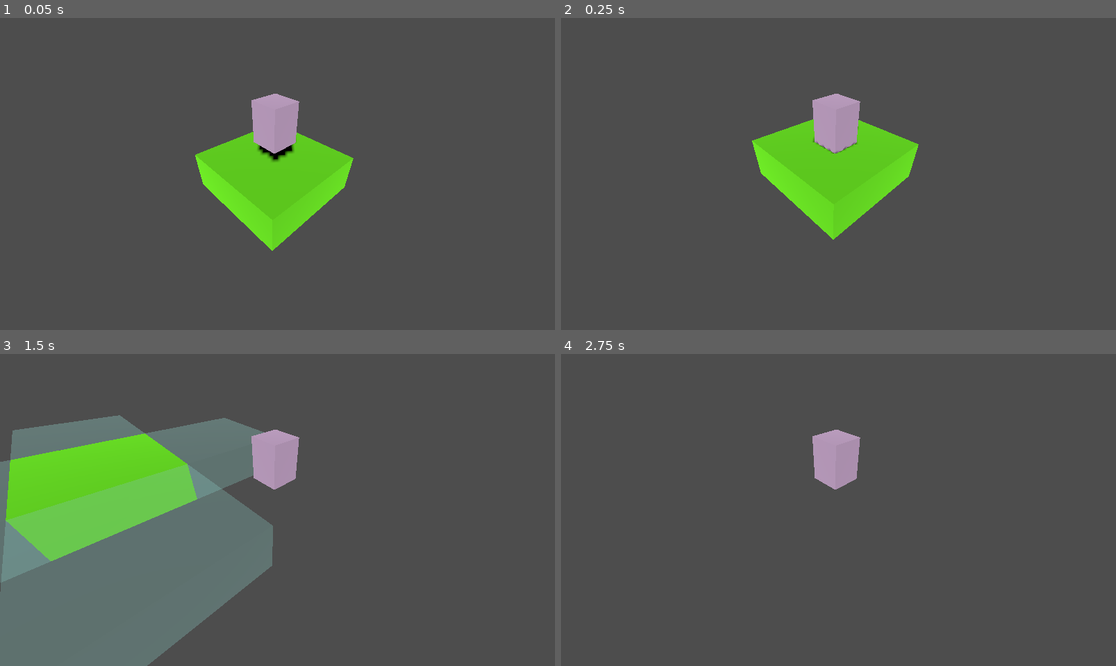
Above: before the commit, frames 1-4 (two rows, left to right).
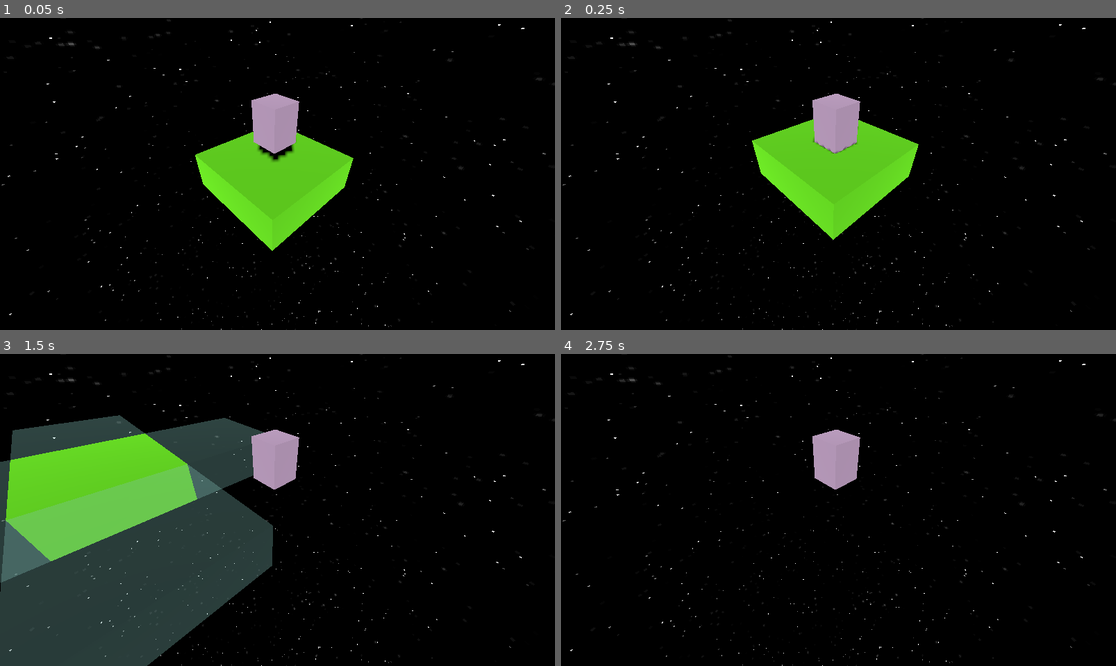
Above: after the commit, the same moments.

Repository: MichellePG/PlaceHolder
Game: Godot game, scene res://scenes/main.tscn
Two runs of this game, one before a commit and one after it. Both use one fixed random seed, a clock stepped at 60 frames per second and the inputs below.
Inputs:
- Up to frame 1 (0.05 s): no input
- Up to frame 2 (0.25 s): no input
- Up to frame 3 (1.5 s): tap Enter (ui_accept) at 0.5, 0.77 s; hold A (move_right) 0.53-1.28 s; hold S (move_backward) from 1.28 s (still down)
- Up to frame 4 (2.75 s): tap Enter (ui_accept) at 1.52 s; release S (move_backward) at 2.03 s; hold A (move_right) from 2.03 s (still down)

The runs differ from the first frame. In frame 1, 92% of the frame differs, in the area x 0-100%, y 0-100%; in frame 2, 92%; in frame 3, 89%; in frame 4, 99%.

Commit message:
Backgroud creado
Se agrega nodo WorldEnviroment y se agrega imagen de fondo.

Diff:
--- a/scenes/main.tscn
+++ b/scenes/main.tscn
@@ -1,7 +1,20 @@
-[gd_scene load_steps=3 format=3 uid="uid://dovb6aqn6dyd"]
+[gd_scene load_steps=7 format=3 uid="uid://dovb6aqn6dyd"]
 
 [ext_resource type="Script" path="res://scenes/main.gd" id="1_bvgrb"]
 [ext_resource type="PackedScene" uid="uid://cw0nd7gfg4ecd" path="res://scenes/personaje.tscn" id="2_ucecj"]
+[ext_resource type="Texture2D" uid="uid://dqs43gx4kauoi" path="res://Starfield_01-1024x1024.png" id="3_7pa3i"]
+
+[sub_resource type="PanoramaSkyMaterial" id="PanoramaSkyMaterial_11iiv"]
+panorama = ExtResource("3_7pa3i")
+filter = false
+
+[sub_resource type="Sky" id="Sky_1kpkr"]
+sky_material = SubResource("PanoramaSkyMaterial_11iiv")
+
+[sub_resource type="Environment" id="Environment_w7uxu"]
+background_mode = 2
+background_energy_multiplier = 2.11
+sky = SubResource("Sky_1kpkr")
 
 [node name="Main" type="Node3D"]
 script = ExtResource("1_bvgrb")
@@ -16,3 +29,6 @@
 [node name="Camera3D" type="Camera3D" parent="Personaje"]
 transform = Transform3D(0.703377, -0.454959, 0.546144, 0.0216878, 0.781711, 0.623263, -0.710486, -0.426544, 0.559704, 2.13436, 1.35423, 2.09771)
 fov = 75.7068
+
+[node name="WorldEnvironment" type="WorldEnvironment" parent="."]
+environment = SubResource("Environment_w7uxu")
Binary file added: Starfield_01-1024x1024.png
Not shown, added: Starfield_01-1024x1024.png.import
